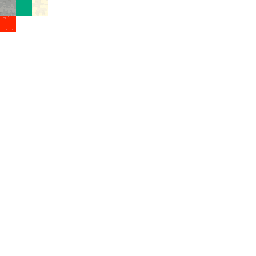
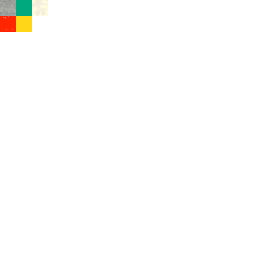
Revision of a layered 256x256 image; what changed, layer by layer:
added layer "0-1 copy" above "0-1" over <box>16,16,32,32</box>
